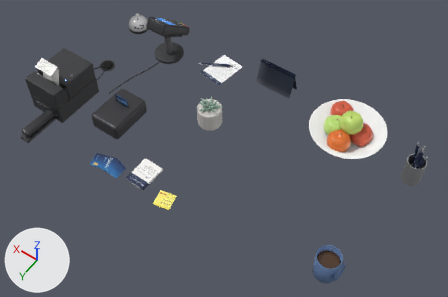
A saved change to the glTF model projects/roadside-inn/assets/hotel-desk-items.glb.
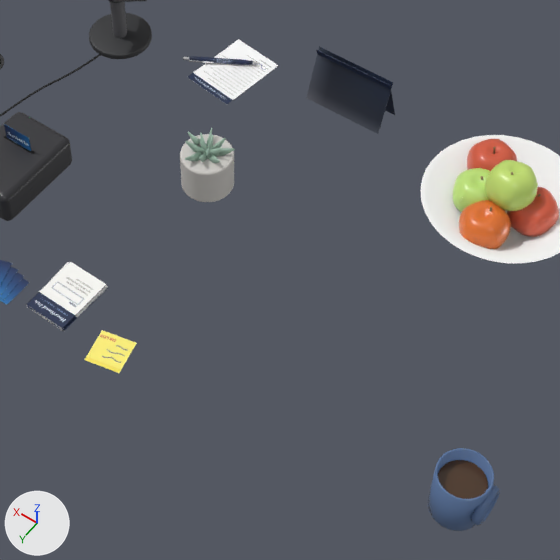
There are two pictures of each version: one whole from a 50 mm camera at (-0.814, 1.104, 2.797) aimed at (-0.054, 0.039, 1.124), one close up on the part from 25% to 83% of the width and 12% to 100% of the height. Every picture has the same lights, and +X, +Y and +Z are marked at lower left. The older version's two pictures come first. Where no turn or scale is listed for an object, it has been applied to the vertices. Vertices at exactly the same position are counted once.

Names of what the first close-up shows: 'black_plastic', 'ceramic', 'concrete_pot', 'gear_plastic', 'lobby_0.0', 'take_apple', 'take_apple.001', 'take_apple.002', 'take_apple.003', 'take_mug', 'take_registration_card', 'take_tent_card' and 8 more.
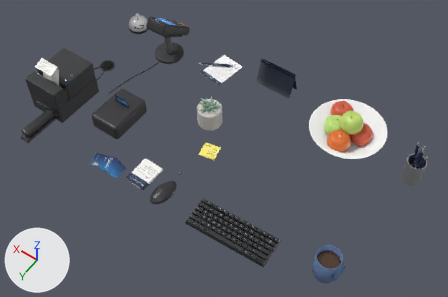
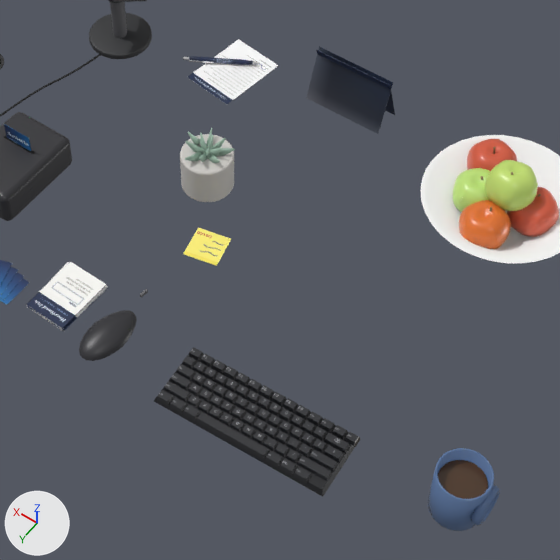
Pixel boxes (x1, y1, x2, y2) of what changed, in the close-ups (560 x 560 px; the box of a moved part takes in the faces that stretch with it):
'print_0.0', added
    after: (154, 347, 360, 497)
'black_plastic', reshaped
    before: (0, 112, 72, 221)
    after: (0, 112, 137, 361)
'lobby_0.0', reshaped
    before: (0, 124, 137, 373)
    after: (0, 124, 231, 331)
part 1 of me_cube, added
    after: (79, 310, 137, 361)
part 2 of me_enc_card, moved or reshaped
    before: (84, 330, 137, 373)
    after: (183, 227, 231, 266)

The change, as a diff of the scene's bpy script:
```diff
--- a/projects/roadside-inn/assets/hotel-desk-items.glb.py
+++ b/projects/roadside-inn/assets/hotel-desk-items.glb.py
@@ img_print @@
+img_print = load_image('print', '_unpacked/print', 2048, 2048, 'sRGB')
@@ mat_print_0_0 @@
+mat_print_0_0 = principled_material('print_0.0')
+mat_print_0_0.texture = img_print
+mat_print_0_0.roughness = 0.35
@@ me_cube @@
 # used by ob_black_plastic; location = (0.35, 0.12, 1.112)
-me_cube.from_pydata(...)  # 416 vertices, 820 faces; spans x -0.06..0.312, y -0.462..0.143, z -0.032..0.032
+me_cube.from_pydata(...)  # 682 vertices, 1348 faces; spans x -0.361..0.312, y -0.462..0.216, z -0.032..0.032
+# me_cube part 1: a new loose piece of 266 vertices spanning x -0.361..-0.299, y 0.104..0.216, z -0.032..-0.011, in mat_black_plastic (dark grey #303035)
 me_cube.materials.append(mat_black_plastic)
@@ me_enc_card @@
 # used by ob_lobby_0_0; location = (0.35, 0.1, 1.12)
-me_enc_card.from_pydata(...)  # 104 vertices, 156 faces; spans x -0.386..0.269, y 0.0..0.236, z -0.04..0.169
+me_enc_card.from_pydata(...)  # 104 vertices, 156 faces; spans x -0.386..0.269, y -0.086..0.235, z -0.04..0.169
+# me_enc_card part 2: the loose piece of 8 vertices spanning x -0.386..-0.314, y 0.164..0.236, z -0.04..-0.039 is moved by (0.0, -0.25, 0.0)
 me_enc_card.materials.append(mat_lobby_0_0)
@@ me_keyboard @@
+me_keyboard.from_pydata(...)  # 600 vertices, 750 faces; spans x -0.149..0.149, y -0.061..0.061, z -0.002..0.023
+me_keyboard.materials.append(mat_print_0_0)  # picture img_print
@@ ob_print_0_0 @@
+ob_print_0_0 = bpy.data.objects.new('print_0.0', me_keyboard)
+ob_print_0_0.location = (-0.25, 0.27, 1.08)
```
